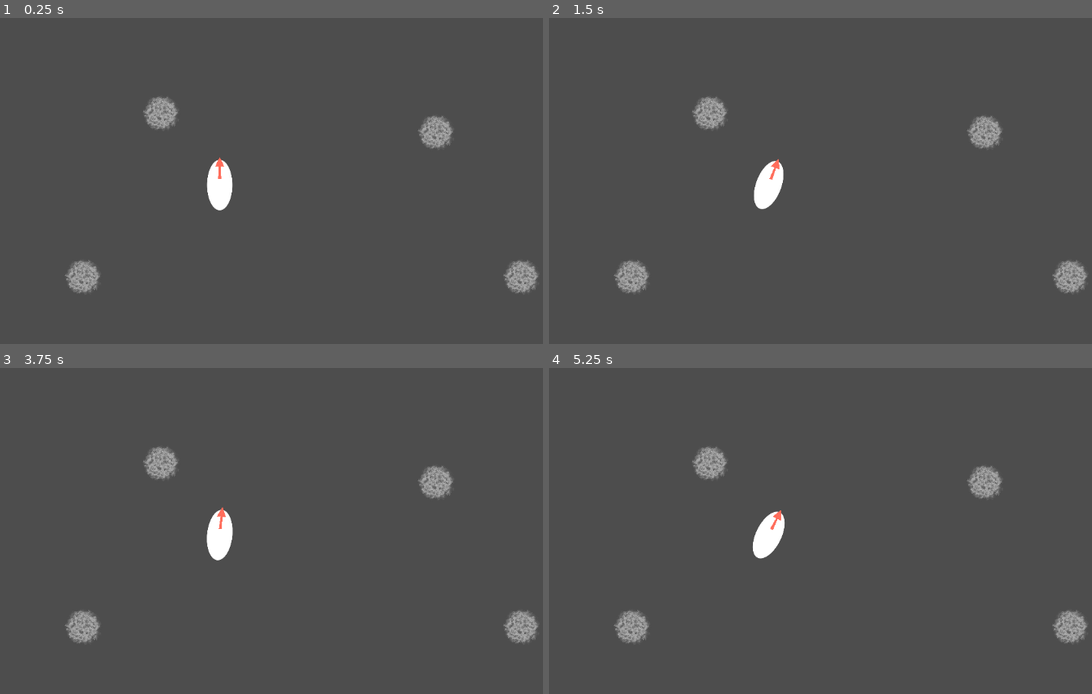
Above: before the commit, frames 1-4 (two rows, left to right).
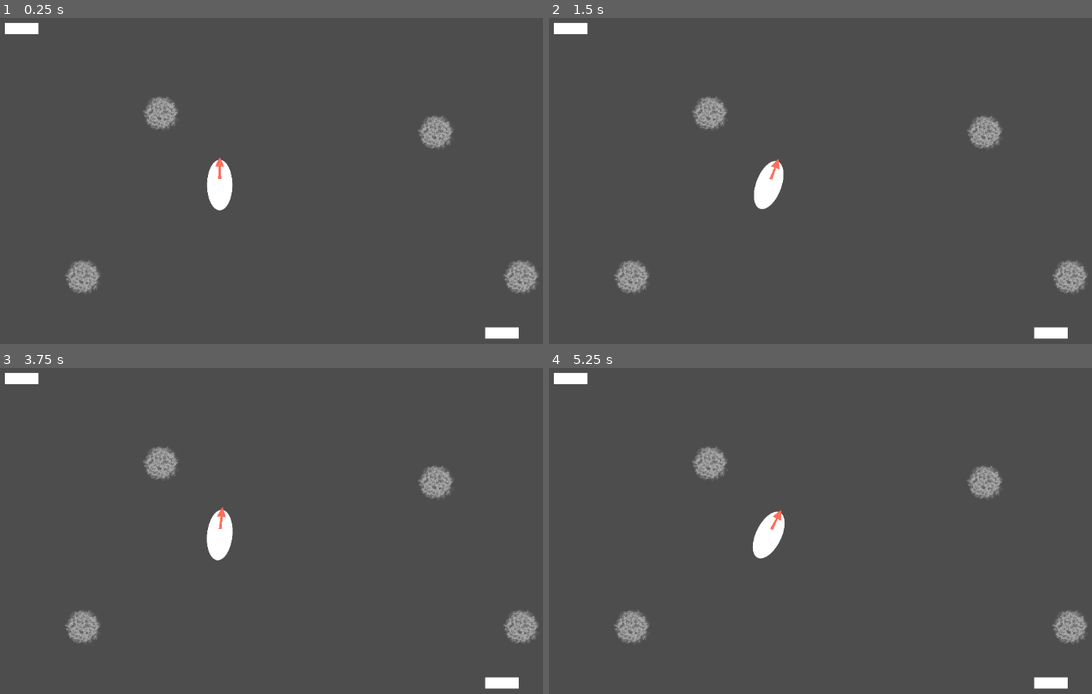
Above: after the commit, the same moments.

Repository: ktosox/Tool_Box_2
Game: Godot game, scene res://experimental/vam-pirate_ship-vivors_2/game.tscn
Two runs of this game, one before a commit and one after it. Both use one fixed random seed, a clock stepped at 60 frames per second and the inputs below. The project has no main scene, so this scene is started directly.
Inputs (mouse positions are in pixels of both pictures, inside the frame that each line leads up to):
- Up to frame 1 (0.25 s): no input
- Up to frame 2 (1.5 s): tap Enter (ui_accept) at 0.5, 0.77 s; move the mouse to (912, 167) at 0.52 s; hold Right (ui_right) 0.53-1.25 s; click (912, 167) at 0.67 s; drag from (641, 203) to (739, 259) at 1.27 s
- Up to frame 3 (3.75 s): tap Enter (ui_accept) at 2, 2.75, 3.5 s; move the mouse to (282, 456) at 2.02 s; hold Left (ui_left) 2.03-2.75 s; drag from (190, 609) to (27, 482) at 2.77 s; move the mouse to (412, 589) at 3.52 s; hold Right (ui_right) from 3.53 s (still down)
- Up to frame 4 (5.25 s): tap Enter (ui_accept) at 3.77, 5 s; release Right (ui_right) at 4.25 s; drag from (576, 482) to (673, 442) at 4.27 s; move the mouse to (798, 534) at 5.02 s; hold Right (ui_right) from 5.03 s (still down); click (798, 534) at 5.17 s

The runs differ from the first frame. In frame 1, 0.5% of the frame differs, in the area x 0-96%, y 1-99%; in frame 2, 0.5%; in frame 3, 0.5%; in frame 4, 0.5%.

Commit message:
made some cool features
- made a gun that shoots at player and adjusts for target's velocity
- made a cool magnetic mine that follows it's target, and speeds up as it gets closer
- turned a behavior shared by the enemy gun and magnetic mine into a Detector scene that detects things

Diff:
--- /dev/null
+++ b/experimental/vam-pirate_ship-vivors_2/detector.gd
@@ -0,0 +1,50 @@
+extends Area2D
+
+#generic Area2D node for detecting things
+#to make it work: add colision shape, set collison mask and define target groups
+
+signal target_acquired(target : Node2D)
+
+signal target_lost
+
+@export var tracked_groups = ["player"]
+
+var current_target : Node2D
+
+func body_valid_check(body: Node2D) -> bool:
+	var is_valid = false
+	if tracked_groups.size() == 0:
+		is_valid = true
+	else:
+		for group in tracked_groups:
+			if body.is_in_group(group):
+				is_valid = true
+	return is_valid
+
+
+func _on_body_entered(body: Node2D) -> void:
+	if is_instance_valid(current_target):
+		return
+	if body_valid_check(body):
+		current_target = body
+		emit_signal("target_acquired",current_target)
+
+	pass # Replace with function body.
+
+
+func _on_body_exited(body: Node2D) -> void:
+	if body == current_target:
+
+		if get_overlapping_bodies().size()>0:
+			for potential_target in get_overlapping_bodies():
+				if body_valid_check(potential_target):
+					current_target = potential_target
+					emit_signal("target_acquired",current_target)
+					return
+
+		emit_signal("target_lost")
+		current_target = null
+
+
+
+	pass # Replace with function body.
--- /dev/null
+++ b/experimental/vam-pirate_ship-vivors_2/detector.tscn
@@ -0,0 +1,12 @@
+[gd_scene load_steps=2 format=3 uid="uid://cu6565wpxaocr"]
+
+[ext_resource type="Script" path="res://experimental/vam-pirate_ship-vivors_2/detector.gd" id="1_r2ui6"]
+
+[node name="Detector" type="Area2D"]
+collision_layer = 0
+collision_mask = 0
+monitorable = false
+script = ExtResource("1_r2ui6")
+
+[connection signal="body_entered" from="." to="." method="_on_body_entered"]
+[connection signal="body_exited" from="." to="." method="_on_body_exited"]
--- /dev/null
+++ b/experimental/vam-pirate_ship-vivors_2/enemy_gun.gd
@@ -0,0 +1,46 @@
+extends Node2D
+
+var bullet_scene = preload("res://experimental/vam-pirate_ship-vivors_2/test_bullet.tscn")
+
+var target : CharacterBody2D
+
+const SHOT_SPREAD = 0.1
+
+# Called when the node enters the scene tree for the first time.
+func _ready() -> void:
+	pass # Replace with function body.
+
+
+# Called every frame. 'delta' is the elapsed time since the previous frame.
+func _physics_process(delta: float) -> void:
+	if is_instance_valid(target):
+		look_at(target.global_position + target.velocity * 0.8)
+	pass
+
+func shoot():
+	var new_bullet = bullet_scene.instantiate() as Node2D
+
+	new_bullet.global_position = $Marker2D.global_position
+	new_bullet.global_rotation = global_rotation + randf_range(-SHOT_SPREAD,SHOT_SPREAD)
+	get_parent().add_child(new_bullet)
+
+	pass
+
+
+func _on_timer_timeout() -> void:
+	shoot()
+	pass # Replace with function body.
+
+
+
+
+func _on_detector_target_acquired(target: Node2D) -> void:
+	self.target = target
+	$Timer.start()
+	pass # Replace with function body.
+
+
+func _on_detector_target_lost() -> void:
+	self.target = null
+	$Timer.stop()
+	pass # Replace with function body.
--- /dev/null
+++ b/experimental/vam-pirate_ship-vivors_2/enemy_gun.tscn
@@ -0,0 +1,30 @@
+[gd_scene load_steps=4 format=3 uid="uid://cjsb0u1e8f3f4"]
+
+[ext_resource type="Script" path="res://experimental/vam-pirate_ship-vivors_2/enemy_gun.gd" id="1_j25v5"]
+[ext_resource type="PackedScene" uid="uid://cu6565wpxaocr" path="res://experimental/vam-pirate_ship-vivors_2/detector.tscn" id="2_jp267"]
+
+[sub_resource type="CircleShape2D" id="CircleShape2D_1qyy8"]
+radius = 420.0
+
+[node name="EnemyGun" type="Node2D"]
+script = ExtResource("1_j25v5")
+
+[node name="Line2D" type="Line2D" parent="."]
+points = PackedVector2Array(60, 0, 0, 0)
+width = 20.0
+
+[node name="Marker2D" type="Marker2D" parent="."]
+position = Vector2(68, 0)
+
+[node name="Timer" type="Timer" parent="."]
+wait_time = 1.5
+
+[node name="Detector" parent="." instance=ExtResource("2_jp267")]
+collision_mask = 2
+
+[node name="CollisionShape2D" type="CollisionShape2D" parent="Detector"]
+shape = SubResource("CircleShape2D_1qyy8")
+
+[connection signal="timeout" from="Timer" to="." method="_on_timer_timeout"]
+[connection signal="target_acquired" from="Detector" to="." method="_on_detector_target_acquired"]
+[connection signal="target_lost" from="Detector" to="." method="_on_detector_target_lost"]
--- a/experimental/vam-pirate_ship-vivors_2/game.tscn
+++ b/experimental/vam-pirate_ship-vivors_2/game.tscn
@@ -1,8 +1,10 @@
-[gd_scene load_steps=7 format=3 uid="uid://bke5odo8f6qx2"]
+[gd_scene load_steps=9 format=3 uid="uid://bke5odo8f6qx2"]
 
 [ext_resource type="Script" path="res://experimental/vam-pirate_ship-vivors_2/player_ship.gd" id="1_wrg1n"]
 [ext_resource type="Texture2D" uid="uid://onm5xeg5u5wu" path="res://resources/shader_particles/orb1.png" id="2_vfmk5"]
 [ext_resource type="Texture2D" uid="uid://d11ofdafmrw2k" path="res://resources/shader_particles/smoke2.png" id="3_wf3vw"]
+[ext_resource type="PackedScene" uid="uid://cjsb0u1e8f3f4" path="res://experimental/vam-pirate_ship-vivors_2/enemy_gun.tscn" id="4_ohqq1"]
+[ext_resource type="PackedScene" uid="uid://bnodi31vhdku8" path="res://experimental/vam-pirate_ship-vivors_2/magnetic_mine.tscn" id="5_adeya"]
 
 [sub_resource type="CapsuleShape2D" id="CapsuleShape2D_nnxsf"]
 radius = 20.0
@@ -17,7 +19,7 @@
 
 [node name="Game" type="Node2D"]
 
-[node name="PlayerShip" type="CharacterBody2D" parent="."]
+[node name="PlayerShip" type="CharacterBody2D" parent="." groups=["player"]]
 position = Vector2(383, 279)
 collision_layer = 2
 collision_mask = 4
@@ -46,7 +48,6 @@
 
 [node name="Timer" type="Timer" parent="PlayerShip"]
 wait_time = 0.4
-autostart = true
 
 [node name="Rock" type="StaticBody2D" parent="."]
 position = Vector2(140, 443)
@@ -96,4 +97,12 @@
 scale = Vector2(0.155, 0.155)
 texture = ExtResource("3_wf3vw")
 
+[node name="EnemyGun" parent="." instance=ExtResource("4_ohqq1")]
+
+[node name="EnemyGun2" parent="." instance=ExtResource("4_ohqq1")]
+position = Vector2(856, 543)
+
+[node name="MagneticMine" parent="." instance=ExtResource("5_adeya")]
+position = Vector2(158, 811)
+
 [connection signal="timeout" from="PlayerShip/Timer" to="PlayerShip" method="_on_timer_timeout"]
--- /dev/null
+++ b/experimental/vam-pirate_ship-vivors_2/hit_box.gd
@@ -0,0 +1,3 @@
+extends Area2D
+
+signal attack_recived(data : AttackData)
--- /dev/null
+++ b/experimental/vam-pirate_ship-vivors_2/hit_box.tscn
@@ -0,0 +1,6 @@
+[gd_scene load_steps=2 format=3 uid="uid://wnit0ln3uat6"]
+
+[ext_resource type="Script" path="res://experimental/vam-pirate_ship-vivors_2/hit_box.gd" id="1_rj25p"]
+
+[node name="HitBox" type="Area2D"]
+script = ExtResource("1_rj25p")
--- /dev/null
+++ b/experimental/vam-pirate_ship-vivors_2/magnetic_mine.gd
@@ -0,0 +1,32 @@
+extends CharacterBody2D
+
+
+const SPEED = 190.0
+
+const MIN_SPEED_DISTANCE = 560
+
+const MAX_SPEED_DISTANCE = 40
+
+var target : CharacterBody2D
+
+func _physics_process(delta: float) -> void:
+
+	if target == null:
+		return
+	var follow_direction = target.global_position - global_position
+
+	velocity = follow_direction.normalized() * lerp(0.0, SPEED, clamp(inverse_lerp(MIN_SPEED_DISTANCE, MAX_SPEED_DISTANCE, follow_direction.length()),0.0,1.0 ) )
+
+
+
+	move_and_slide()
+
+
+func _on_detector_target_acquired(target: Node2D) -> void:
+	self.target = target
+	pass # Replace with function body.
+
+
+func _on_detector_target_lost() -> void:
+	target = null
+	pass # Replace with function body.
--- /dev/null
+++ b/experimental/vam-pirate_ship-vivors_2/magnetic_mine.tscn
@@ -0,0 +1,37 @@
+[gd_scene load_steps=7 format=3 uid="uid://bnodi31vhdku8"]
+
+[ext_resource type="Texture2D" uid="uid://onm5xeg5u5wu" path="res://resources/shader_particles/orb1.png" id="1_76s70"]
+[ext_resource type="Script" path="res://experimental/vam-pirate_ship-vivors_2/magnetic_mine.gd" id="1_to0dv"]
+[ext_resource type="Texture2D" uid="uid://c143obm5gwo7d" path="res://resources/shader_particles/orb3.png" id="2_1eoqs"]
+[ext_resource type="PackedScene" uid="uid://cu6565wpxaocr" path="res://experimental/vam-pirate_ship-vivors_2/detector.tscn" id="4_0v23o"]
+
+[sub_resource type="CircleShape2D" id="CircleShape2D_g4v1g"]
+radius = 22.0
+
+[sub_resource type="CircleShape2D" id="CircleShape2D_8fn3b"]
+radius = 520.0
+
+[node name="MagneticMine" type="CharacterBody2D"]
+script = ExtResource("1_to0dv")
+
+[node name="CollisionShape2D" type="CollisionShape2D" parent="."]
+shape = SubResource("CircleShape2D_g4v1g")
+
+[node name="Orb1" type="Sprite2D" parent="."]
+self_modulate = Color(0.10066, 0.393367, 0.0553968, 1)
+scale = Vector2(0.22, 0.22)
+texture = ExtResource("1_76s70")
+
+[node name="Orb3" type="Sprite2D" parent="Orb1"]
+self_modulate = Color(1, 0.262745, 0, 1)
+scale = Vector2(0.535, 0.535)
+texture = ExtResource("2_1eoqs")
+
+[node name="Detector" parent="." instance=ExtResource("4_0v23o")]
+collision_mask = 2
+
+[node name="CollisionShape2D" type="CollisionShape2D" parent="Detector"]
+shape = SubResource("CircleShape2D_8fn3b")
+
+[connection signal="target_acquired" from="Detector" to="." method="_on_detector_target_acquired"]
+[connection signal="target_lost" from="Detector" to="." method="_on_detector_target_lost"]
--- /dev/null
+++ b/experimental/vam-pirate_ship-vivors_2/test_bullet.tscn
@@ -0,0 +1,76 @@
+[gd_scene load_steps=6 format=3 uid="uid://bb2gimsvt2brk"]
+
+[ext_resource type="Texture2D" uid="uid://c143obm5gwo7d" path="res://resources/shader_particles/orb3.png" id="1_xsol1"]
+
+[sub_resource type="Animation" id="Animation_o0i24"]
+length = 0.001
+tracks/0/type = "value"
+tracks/0/imported = false
+tracks/0/enabled = true
+tracks/0/path = NodePath("Detector:position")
+tracks/0/interp = 1
+tracks/0/loop_wrap = true
+tracks/0/keys = {
+"times": PackedFloat32Array(0),
+"transitions": PackedFloat32Array(1),
+"update": 0,
+"values": [Vector2(0, 0)]
+}
+
+[sub_resource type="Animation" id="Animation_t4pbf"]
+resource_name = "new_animation"
+length = 2.0
+tracks/0/type = "method"
+tracks/0/imported = false
+tracks/0/enabled = true
+tracks/0/path = NodePath(".")
+tracks/0/interp = 1
+tracks/0/loop_wrap = true
+tracks/0/keys = {
+"times": PackedFloat32Array(2),
+"transitions": PackedFloat32Array(1),
+"values": [{
+"args": [],
+"method": &"queue_free"
+}]
+}
+tracks/1/type = "value"
+tracks/1/imported = false
+tracks/1/enabled = true
+tracks/1/path = NodePath("Detector:position")
+tracks/1/interp = 1
+tracks/1/loop_wrap = true
+tracks/1/keys = {
+"times": PackedFloat32Array(0, 2),
+"transitions": PackedFloat32Array(2, 1),
+"update": 0,
+"values": [Vector2(0, 0), Vector2(1200, 0)]
+}
+
+[sub_resource type="AnimationLibrary" id="AnimationLibrary_ufvw6"]
+_data = {
+"RESET": SubResource("Animation_o0i24"),
+"new_animation": SubResource("Animation_t4pbf")
+}
+
+[sub_resource type="CircleShape2D" id="CircleShape2D_t13mk"]
+radius = 12.0
+
+[node name="TestBullet" type="Node2D"]
+
+[node name="AnimationPlayer" type="AnimationPlayer" parent="."]
+libraries = {
+"": SubResource("AnimationLibrary_ufvw6")
+}
+autoplay = "new_animation"
+
+[node name="Detector" type="Area2D" parent="."]
+collision_layer = 0
+
+[node name="CollisionShape2D" type="CollisionShape2D" parent="Detector"]
+shape = SubResource("CircleShape2D_t13mk")
+
+[node name="Orb3" type="Sprite2D" parent="Detector"]
+modulate = Color(0.658031, 0, 0.0438295, 1)
+scale = Vector2(0.12, 0.12)
+texture = ExtResource("1_xsol1")
